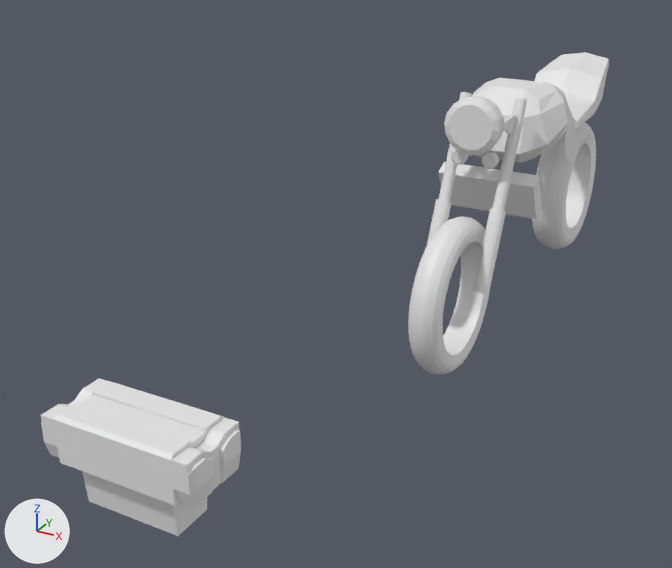
The Blender file blender/cb400sf_main.blend as it was, and as the next commit left it.
Camera for both pictures: a 50 mm lens placed at (1120.0, -3701.0, 1694.0), pointed at (-335.0, -1055.0, 371.0). The axes (+X, +Y, +Z) are drawn at lower left. The lights are the same throughout. The first picture is the older version.

Objects in the first picture: '3', 'enjin.001', 'タイヤの断面', 'タイヤの断面.2', 'タンク', 'ラジエーター', '円柱', '円柱.001', '立方体.003', '立方体.004', '立方体.005', '立方体.007' and 1 more.
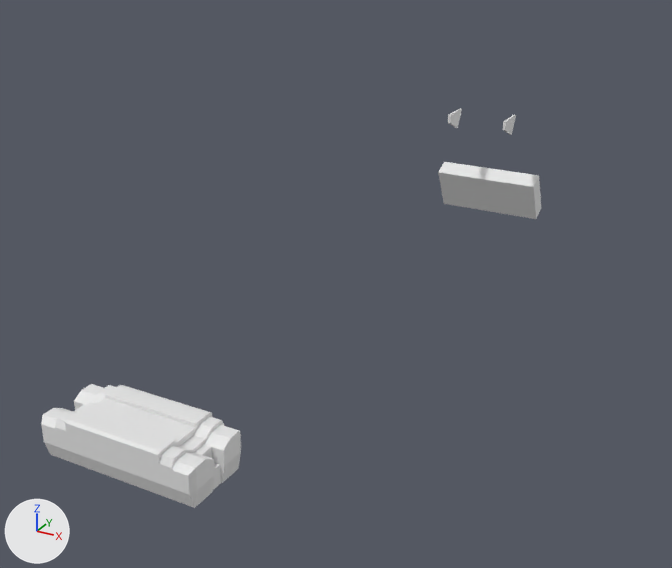
Commit message: blender/cb400sf_main.blendのバイナリファイルを更新

Where the change shows, as pixel boxes (x1, y1, x2, y2) in the pictures (672 x 568 px):
```json
{"object": "enjin.001", "change": "reshaped, modifiers changed", "before": [41, 378, 241, 508], "after": [41, 384, 241, 508]}
{"object": "3", "change": "hidden", "before": [54, 381, 224, 536]}
{"object": "タイヤの断面", "change": "hidden", "before": [408, 216, 490, 375]}
{"object": "タイヤの断面.2", "change": "hidden", "before": [532, 122, 596, 249]}
{"object": "タンク", "change": "hidden", "before": [472, 78, 575, 163]}
{"object": "立方体.004", "change": "hidden", "before": [534, 52, 609, 128]}
{"object": "立方体.005", "change": "hidden", "before": [444, 96, 504, 156]}
{"object": "円柱", "change": "hidden", "before": [438, 92, 527, 293]}
{"object": "円柱.001", "change": "hidden", "before": [426, 199, 506, 294]}
{"object": "立方体.007", "change": "hidden", "before": [565, 123, 584, 162]}
{"object": "立方体.003", "change": "hidden", "before": [451, 149, 499, 169]}
```

Edits to the scene script, one JSON object a line:
```json
{"block": "me_立方体_014", "where": "# used by ob_enjin_001; location = (4.0, -2488.0, 648.0); scale = (0.11, 0.0856, 0.11)"}
{"op": "remove", "block": "me_立方体_014", "code": "me_立方体_014.from_pydata(...)  # 114 vertices, 90 faces; spans x 1324.0..1743.0, y -1000.0..1000.0, z -460.0..470.0"}
{"op": "add", "block": "me_立方体_014", "code": "me_立方体_014.from_pydata(...)  # 326 vertices, 300 faces; spans x -1743.0..1743.0, y -1000.0..1000.0, z -460.0..518.0"}
{"block": "me_立方体_014", "change": "me_立方体_014 part 1: 14 vertices moved from x 1648.0..1670.0, y -998.0..998.0, z -111.0..470.0 to x 1324.0..1670.0, y -1000.0..1000.0, z -111.0..381.0; 50 vertices removed from x 1324.0..1743.0, y -1000.0..1000.0, z -460.0..470.0; 262 vertices added at x -1743.0..1648.0, y -1000.0..1000.0, z -460.0..518.0"}
{"op": "add", "block": "ob_円柱", "code": "ob_円柱.hide_set(True)  # its collection is switched off"}
{"op": "set", "path": "ob_3.location", "old": "(4.0, -2488.0, 648.0)", "new": "(4.0, -273.0, 616.0)"}
{"op": "set", "path": "ob_3.rotation_euler", "old": "(0.0, 0.0, 0.0)", "new": "(0.437, 0.0, 0.0)", "note": "degrees (0, 0, 0) -> degrees (25, 0, 0)"}
{"op": "add", "block": "ob_3", "code": "ob_3.hide_set(True)"}
{"op": "remove", "block": "ob_enjin_001", "code": "_m = ob_enjin_001.modifiers.new('ミラー', 'MIRROR')"}
{"op": "add", "block": "ob_タンク", "code": "ob_タンク.hide_set(True)  # its collection is switched off"}
{"op": "add", "block": "ob_立方体_004", "code": "ob_立方体_004.hide_set(True)  # its collection is switched off"}
{"op": "add", "block": "ob_立方体_005", "code": "ob_立方体_005.hide_set(True)  # its collection is switched off"}
{"op": "add", "block": "ob_立方体_007", "code": "ob_立方体_007.hide_set(True)  # its collection is switched off"}
{"op": "add", "block": "ob_円柱_001", "code": "ob_円柱_001.hide_set(True)  # its collection is switched off"}
{"op": "add", "block": "ob_立方体_003", "code": "ob_立方体_003.hide_set(True)  # its collection is switched off"}
{"op": "add", "block": "ob_タイヤの断面_2", "code": "ob_タイヤの断面_2.hide_set(True)  # its collection is switched off"}
{"op": "add", "block": "ob_タイヤの断面", "code": "ob_タイヤの断面.hide_set(True)  # its collection is switched off"}
```
